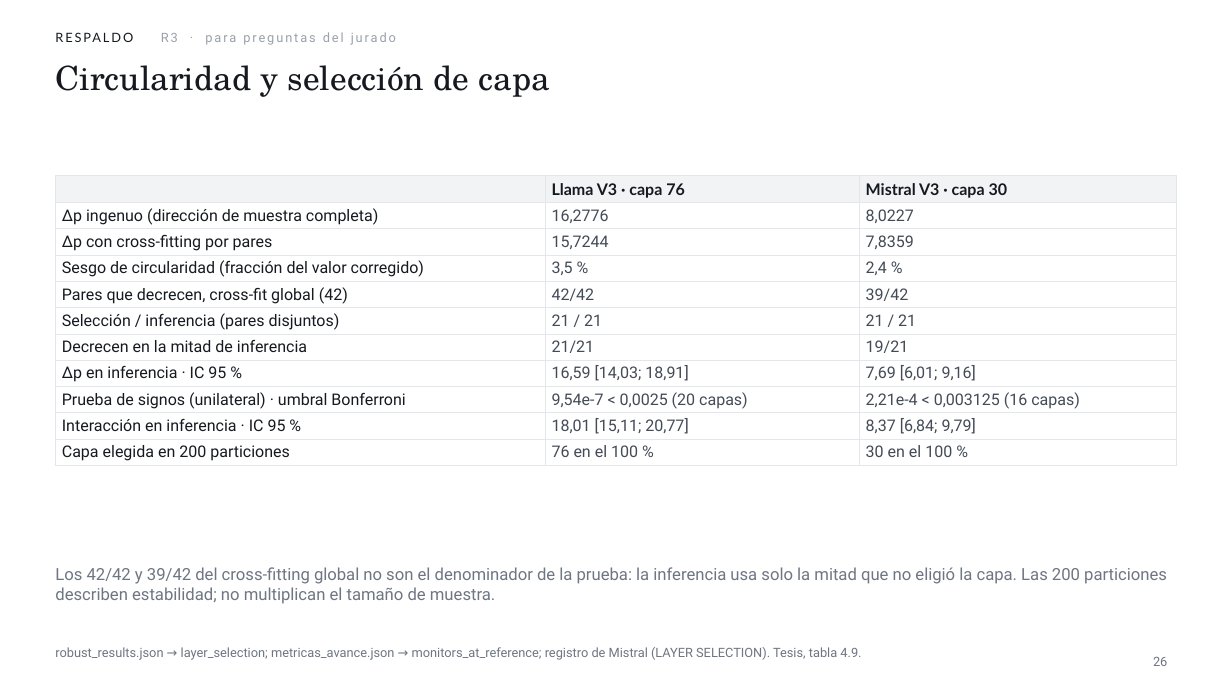
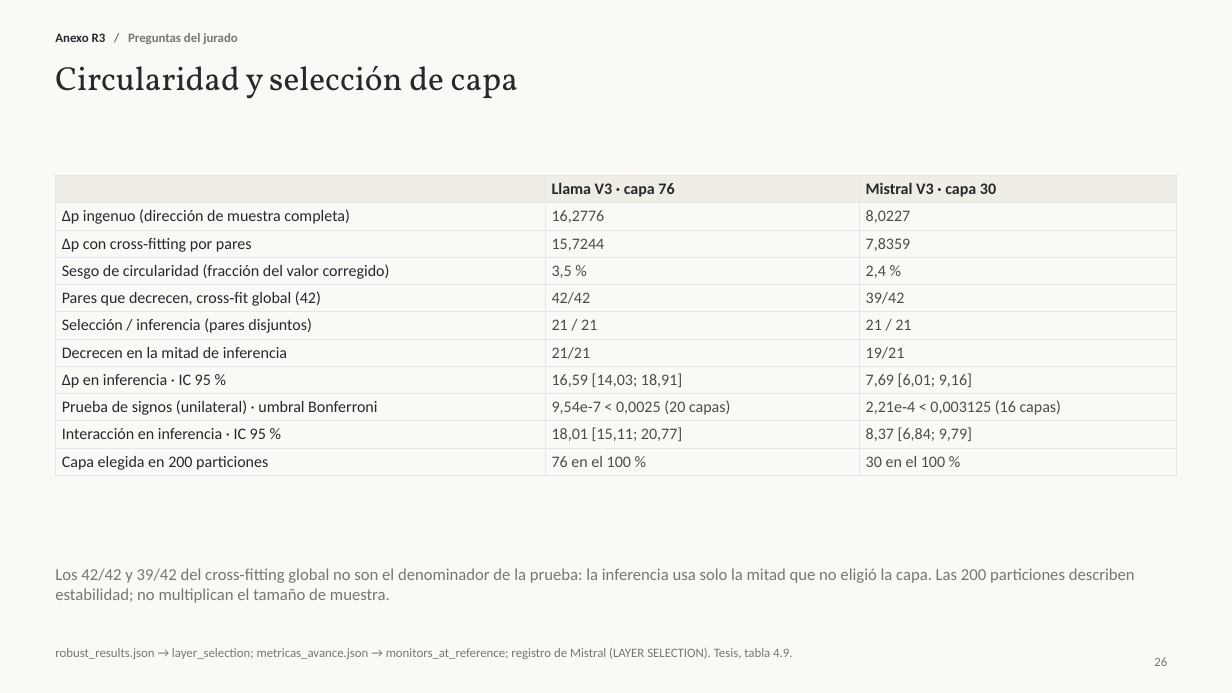
Before and after one commit to JEstebanBav/agentic-safety-probe, a slide deck: slide 26 of docs/sustentacion/Sustentacion_Espitia_Leiva.pptx. Drawn at 1232x693 pixels with LibreOffice and Linux fonts; fonts in the diff are those of the drawing. Boxes give left, top, right and bottom in pixels: in the first picture for what was removed or moved away, otherwise in the second. Text is boxed around its words. In the diff, an @@ line names an element or a change of style, - is before the commit and + after.

```diff
--- a/docs/sustentacion/Sustentacion_Espitia_Leiva.pptx
+++ b/docs/sustentacion/Sustentacion_Espitia_Leiva.pptx
@@ background #FFFFFF to #FAF9F6 @@
@@ title "Circularidad y selección de capa" at box(55, 66, 518, 99): font TeX Gyre Schola to Vollkorn, text colour #161A20 to #26282A @@
@@ text at box(55, 33, 237, 44): text changed; font Roboto to Calibri; text colour #9AA1AA to #77766F; bold on @@
-RESPALDO R3 · para preguntas del jurado
+Anexo R3 / Preguntas del jurado
@@ table at box(55, 176, 1177, 474) @@
@@ fill #F1F3F5 to #F0EDE6 in row 1 @@
@@ font Lato to Calibri in "Llama V3 · capa 76", "Mistral V3 · capa 30" @@
@@ text colour #161A20 to #26282A in "Llama V3 · capa 76", "Mistral V3 · capa 30", "Δp ingenuo (dirección de muestra completa)", "Δp con cross‑fitting por pares" and 8 more places @@
@@ font Roboto to Calibri @@
@@ text colour #434B57 to #4C4D4A in "16,2776", "8,0227", "15,7244", "7,8359" and 16 more places @@
@@ font Roboto to Calibri, text colour #6E7682 to #77766F in 3 elements at box(55, 568, 1135, 603), box(55, 648, 792, 659), box(1154, 657, 1167, 666) @@
```
Also in this commit, not shown: 31 other slides changed, 4 slides added, 3 slides removed, 21 other files.
